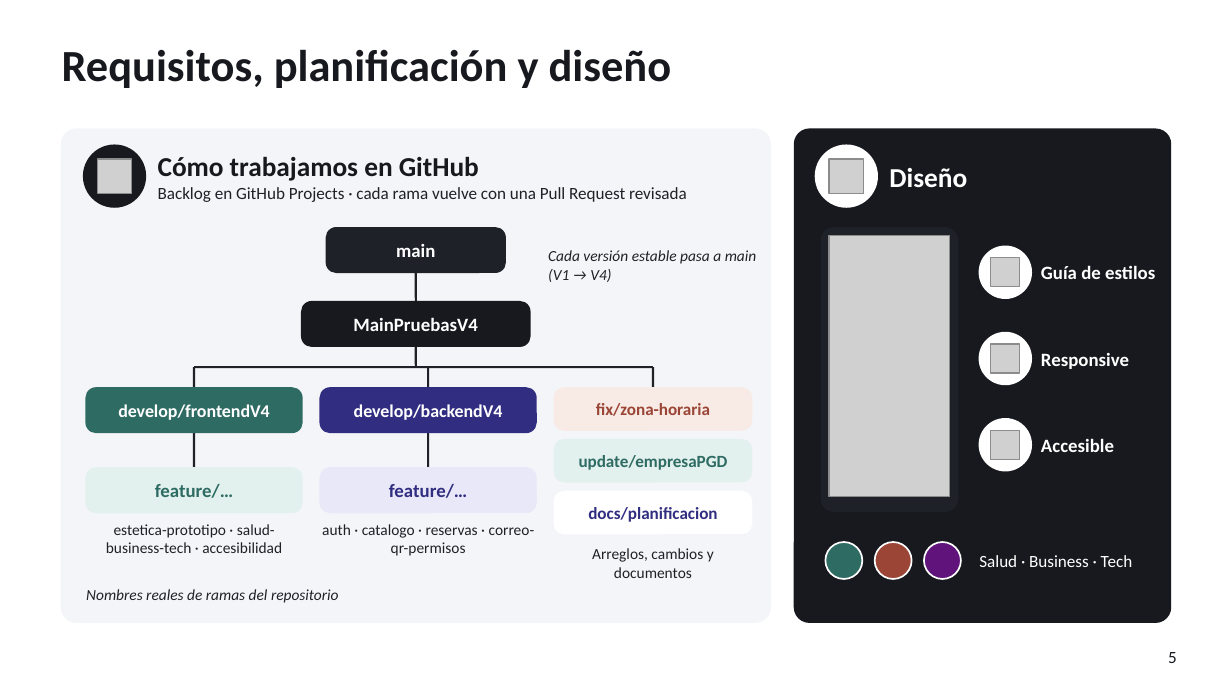
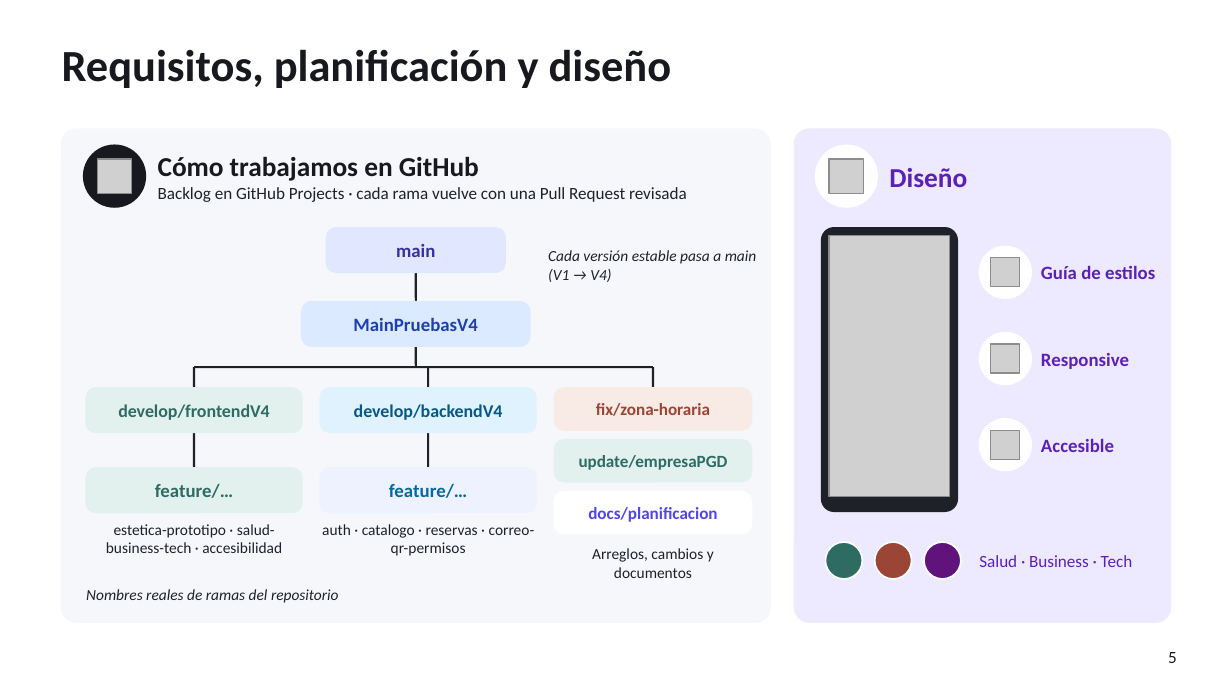
Before and after one commit to pablopedron/SABITECH, a slide deck: slide 5 of documents/Presentacion/07_2_DAW_Intermodular_1Evaluacion_SABITECH_WEB_Presentacion.pptx. Drawn at 1232x693 pixels with LibreOffice and Linux fonts; fonts in the diff are those of the drawing; grey boxes stand for pictures; background and template pictures are left out. Boxes give left, top, right and bottom in pixels: in the first picture for what was removed or moved away, otherwise in the second. Text is boxed around its words. In the diff, an @@ line names an element or a change of style, - is before the commit and + after.

```diff
--- a/documents/Presentacion/07_2_DAW_Intermodular_1Evaluacion_SABITECH_WEB_Presentacion.pptx
+++ b/documents/Presentacion/07_2_DAW_Intermodular_1Evaluacion_SABITECH_WEB_Presentacion.pptx
@@ rounded rectangle at [62,129,770,622]: fill #F4F5F8 to #F5F7FB; outline #F4F5F8 1 pt to #F5F7FB 1 pt @@
@@ rounded rectangle at [795,129,1170,622]: fill #17191F to #EDE9FE; outline #17191F 1 pt to #EDE9FE 1 pt @@
@@ text "main" at [396,244,435,257]: text colour #FFFFFF to #3730A3 @@
@@ rounded rectangle at [326,228,505,272]: fill #1E2128 to #E0E7FF; outline #1E2128 1 pt to #E0E7FF 1 pt @@
@@ text "MainPruebasV4" at [353,318,477,331]: text colour #FFFFFF to #1E40AF @@
@@ rounded rectangle at [302,302,530,346]: fill #17191F to #DBEAFE; outline #17191F 1 pt to #DBEAFE 1 pt @@
@@ text "develop/frontendV4" at [118,404,269,420]: text colour #FFFFFF to #2E6B63 @@
@@ rounded rectangle at [86,388,302,432]: fill #2E6B63 to #E3F1EE; outline #2E6B63 1 pt to #E3F1EE 1 pt @@
@@ text "develop/backendV4" at [354,404,503,420]: text colour #FFFFFF to #075985 @@
@@ rounded rectangle at [320,388,536,432]: fill #312E81 to #E0F2FE; outline #312E81 1 pt to #E0F2FE 1 pt @@
@@ text "feature/…" at [389,483,467,498]: text colour #312E81 to #0369A1 @@
@@ rounded rectangle at [320,468,536,513]: fill #E9E8F8 to #EEF2FF; outline #E9E8F8 1 pt to #EEF2FF 1 pt @@
@@ text "docs/planificacion" at [588,507,717,522]: text colour #312E81 to #4F46E5 @@
@@ text colour #FFFFFF to #5B21B6 in 5 elements at [889,168,967,187], [1041,265,1155,279], [1041,353,1129,369], [1041,438,1114,452], [979,555,1133,567] @@
```
Also in this commit, not shown: 14 other slides changed.
